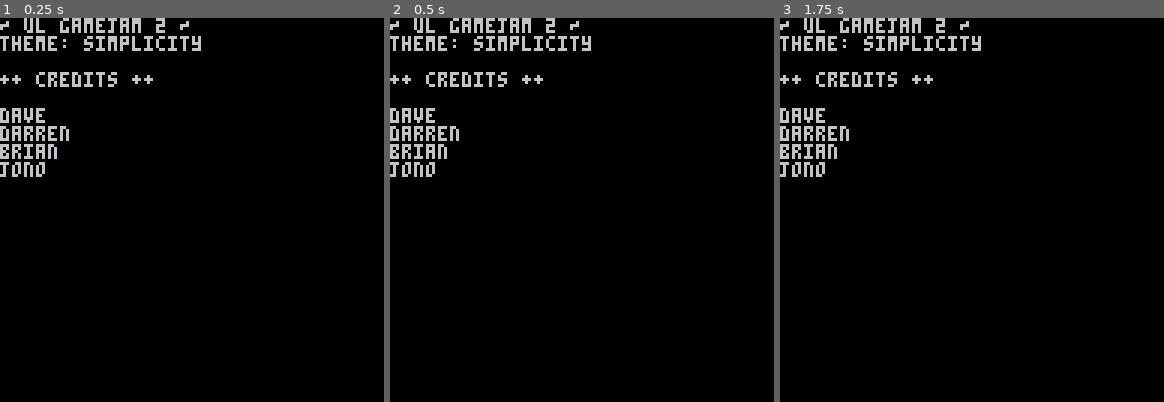
Above: before the commit, frames 1-3 (left to right).
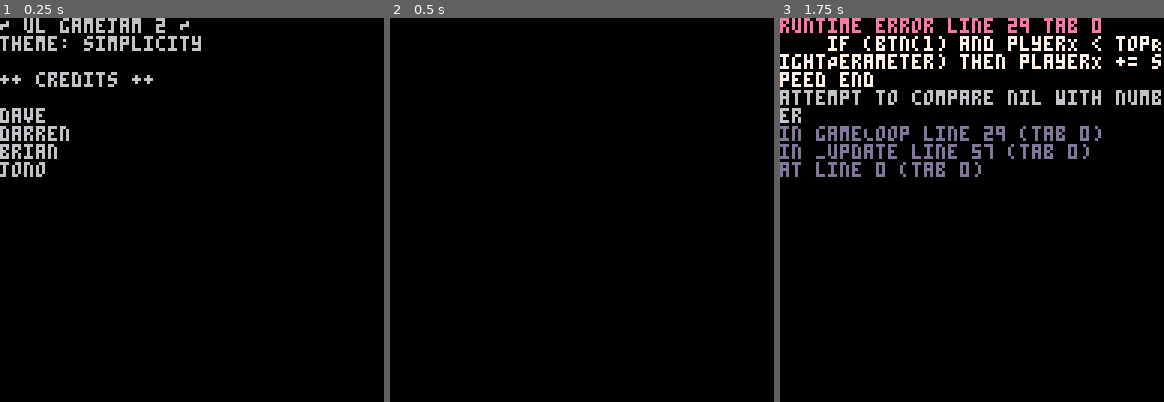
Above: after the commit, the same moments.

Repository: dave-ryley/ULGameJam2
Game: PICO-8 cartridge src/lua/lua.p8
Same seed, same stepped clock (60 frames per second), same inputs: the game is played once before the commit and once after it.
Inputs:
- Up to frame 1 (0.25 s): no input
- Up to frame 2 (0.5 s): tap X (X key) at 0.33 s
- Up to frame 3 (1.75 s): tap O (Z key) at 0.7, 1.7 s; tap X (X key) at 1.07 s; hold Right from 1.6 s (still down)

Frame 1 is identical in both runs. In frame 2, 3.3% of the frame differs, in the area x 0-53%, y 0-42%; in frame 3, 11%, in the area x 0-100%, y 0-42%.
Error after the commit: runtime error line 29 tab 0; if (btn(1) and plyerX < topRightPerameter) then playerX += speed end; attempt to compare nil with number

Commit message:
menu to game loop

Diff:
--- a/src/lua/lua.p8
+++ b/src/lua/lua.p8
@@ -1,8 +1,64 @@
 pico-8 cartridge // http://www.pico-8.com
 version 16
 __lua__
-cls()
-print('~ ul gamejam 2 ~');
-print('theme: simplicity');
-print('\n++ credits ++\n')
-print('dave\ndarren\nbrian\njono')
+
+mode = "menu"
+--------------------------------------------------------------
+-- Main Menu Loop
+--------------------------------------------------------------
+function menuLoop()
+    cls()
+    print('~ ul gamejam 2 ~');
+    print('theme: simplicity');
+    print('\n++ credits ++\n')
+    print('dave\ndarren\nbrian\njono')
+    if btn(4) or btn(5) then
+        mode = "game"
+        cls()
+    end
+end
+
+--------------------------------------------------------------
+-- Main Game Loop
+--------------------------------------------------------------
+function gameLoop()
+    speed = 5
+    playerX = 1
+    playerY = 1
+    topRightPerameter = 0
+    bottomLeftPerameter = 0 -- dont know perameters yet
+
+    if (btn(0) and playerX > bottomLeftPerameter) then playerX -= speed end
+    if (btn(1) and plyerX < topRightPerameter) then playerX += speed end
+    if (btn(2) and playerY < topRightPerameter) then playerY += speed end
+    if (btn(3) and playerY > bottomLeftPerameter) then playerY -= speed end
+    -- Draw a sprite
+    if btn(4) then
+        mode = "end"
+    end
+end
+
+--------------------------------------------------------------
+-- Main End Screen Loop
+--------------------------------------------------------------
+function endLoop()
+    cls()
+    print("Game Over");
+    if btn(4) or btn(5) then
+        mode = "menu"
+        cls()
+    end
+end
+
+--------------------------------------------------------------
+-- Main Update Loop
+--------------------------------------------------------------
+function _update()
+    if mode == "menu" then
+        menuLoop()
+    elseif mode == "game" then
+        gameLoop()
+    elseif mode == "end" then
+        endLoop()
+    end
+end
